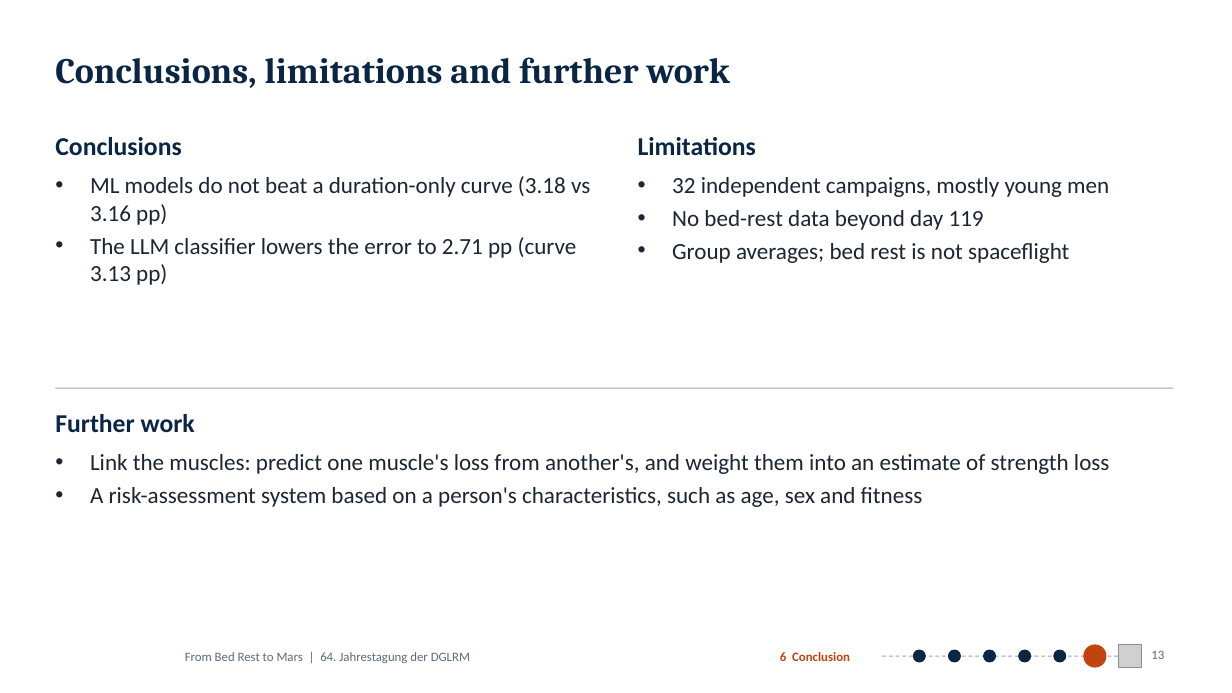
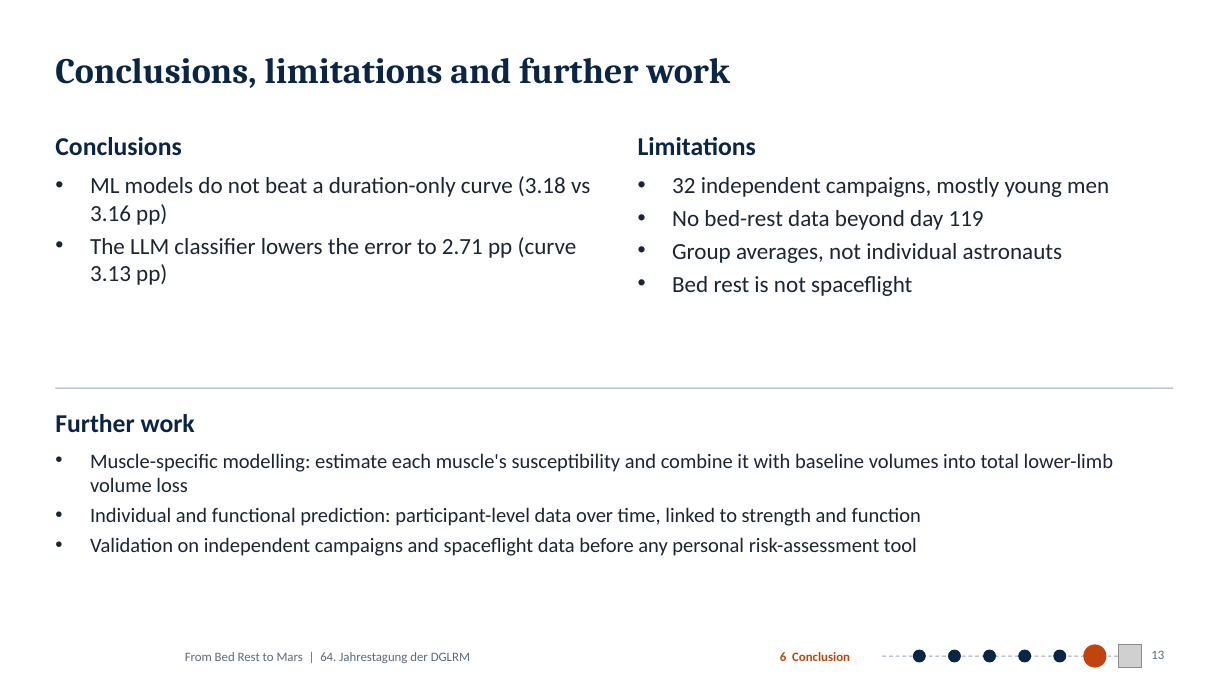
Before and after one commit to MiladBahariQaragoz/BedrestToMars, a slide deck: slide 13 of presentation/bed-rest-to-mars-talk.pptx. Drawn at 1232x693 pixels with LibreOffice and Linux fonts; fonts in the diff are those of the drawing; grey boxes stand for pictures; background and template pictures are left out. Boxes give left, top, right and bottom in pixels: in the first picture for what was removed or moved away, otherwise in the second. Text is boxed around its words. In the diff, an @@ line names an element or a change of style, - is before the commit and + after.

```diff
--- a/presentation/bed-rest-to-mars-talk.pptx
+++ b/presentation/bed-rest-to-mars-talk.pptx
@@ text at bbox=[672, 243, 1062, 296]: text changed @@
-• Group averages; bed rest is not spaceflight
+• Group averages, not individual astronauts
+• Bed rest is not spaceflight
@@ text at bbox=[90, 453, 1113, 556]: text changed; size 18 to 16 pt @@
-• Link the muscles: predict one muscle's loss from another's, and weight them into an estimate of strength loss
-• A risk-assessment system based on a person's characteristics, such as age, sex and fitness
+• Muscle-specific modelling: estimate each muscle's susceptibility and combine it with baseline volumes into total lower-limb volume loss
+• Individual and functional prediction: participant-level data over time, linked to strength and function
+• Validation on independent campaigns and spaceflight data before any personal risk-assessment tool
```
Also in this commit, not shown: 8 other slides changed, 3 other files.
